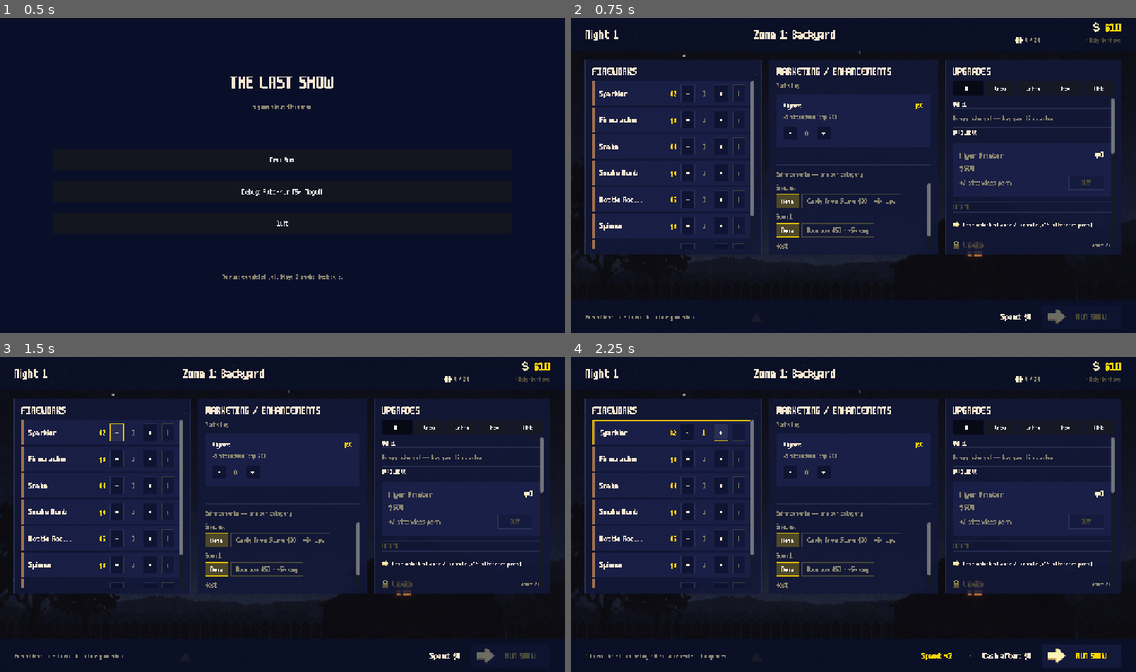
Above: before the commit, frames 1-4 (two rows, left to right).
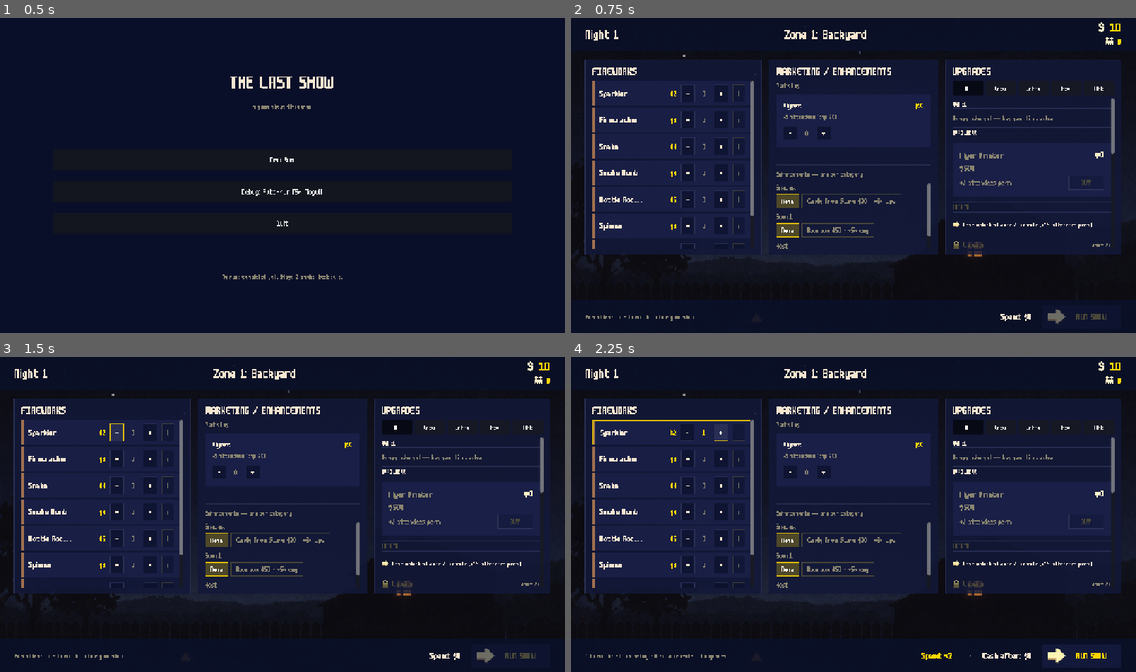
Above: after the commit, the same moments.

Repository: missingpagestudios/launch-game
Game: Godot game, scene res://scenes/title.tscn
Two runs of this game, one before a commit and one after it. Both use one fixed random seed, a clock stepped at 60 frames per second and the inputs below.
Inputs:
- Up to frame 1 (0.5 s): no input
- Up to frame 2 (0.75 s): click "New Run" at 0.5 s
- Up to frame 3 (1.5 s): click "-" at 1.25 s
- Up to frame 4 (2.25 s): click "+" at 2 s

Frame 1 is identical in both runs. In frame 2, 0.5% of the frame differs, in the area x 32-98%, y 1-9%; in frame 3, 0.5%; in frame 4, 0.5%.

Commit message:
Simplify Planning top-bar stats: cash + fans, both gold, icons only
Rob wanted the right cluster to be just the totals. Drop the "→ Next
Zone" hint, the fans progress bar, and the "$" prefix on cash — the
money icon already says the number is currency, and both rows now use
the same gold color so the icons alone differentiate cash vs fans.

  [💰] 10
  [👥] 0

Unused _build_progress_bar / _fans_progress / _fans_next_label members
removed.

Co-Authored-By: Claude Opus 4.7 (1M context) <noreply@anthropic.com>

Diff:
--- a/scripts/screens/PlanningScreen.gd
+++ b/scripts/screens/PlanningScreen.gd
@@ -85,8 +85,6 @@
 var _firework_info_dialog: AcceptDialog
 var _cash_label: Label
 var _fans_label: Label
-var _fans_progress: Control
-var _fans_next_label: Label
 var _run_show_button: Button
 var _summary_label: Label
 var _spend_label: Label
@@ -184,66 +182,29 @@
 
 
 func _build_top_bar_stats() -> Control:
-	# Two compact rows: cash (prominent gold) above fans-with-progress
-	# and next-zone hint combined on one line.
+	# Two simple rows: money icon + cash total, then fans icon + fan total.
+	# Both numbers use the same gold treatment — the icons tell you which
+	# stat each row is.
 	var v := VBoxContainer.new()
-	v.custom_minimum_size = Vector2(340, 0)
+	v.custom_minimum_size = Vector2(200, 0)
 	v.add_theme_constant_override("separation", 4)
 
 	var cash_row := HBoxContainer.new()
 	cash_row.alignment = BoxContainer.ALIGNMENT_END
 	cash_row.add_theme_constant_override("separation", 8)
 	cash_row.add_child(_icon(ICON_MONEY, 24))
-	_cash_label = _label_sized("$%s" % _fmt_num(int(GameState.money)), SIZE_TOPBAR, GOLD)
+	_cash_label = _label_sized(_fmt_num(int(GameState.money)), SIZE_TOPBAR, GOLD)
 	cash_row.add_child(_cash_label)
 	v.add_child(cash_row)
 
 	var fans_row := HBoxContainer.new()
 	fans_row.alignment = BoxContainer.ALIGNMENT_END
-	fans_row.add_theme_constant_override("separation", 6)
-	fans_row.add_child(_icon(ICON_FANS, 16))
-
-	var next_zone: Dictionary = BalanceConfig.get_zone(GameState.current_zone + 1)
-	var next_threshold: int = int(next_zone.get("threshold_repeat_fans", 0)) if not next_zone.is_empty() else 0
-	var fans_text: String = ""
-	if next_threshold > 0:
-		fans_text = "%s / %s" % [_fmt_num(GameState.repeat_fans), _fmt_num(next_threshold)]
-	else:
-		fans_text = "%s" % _fmt_num(GameState.repeat_fans)
-	_fans_label = _label_sized(fans_text, SIZE_CAPTION, MUTED)
+	fans_row.add_theme_constant_override("separation", 8)
+	fans_row.add_child(_icon(ICON_FANS, 20))
+	_fans_label = _label_sized(_fmt_num(GameState.repeat_fans), SIZE_BODY, GOLD)
 	fans_row.add_child(_fans_label)
-
-	_fans_progress = _build_progress_bar(next_threshold, GameState.repeat_fans)
-	fans_row.add_child(_fans_progress)
-
-	var next_name := String(next_zone.get("name", "")) if not next_zone.is_empty() else ""
-	if next_name != "":
-		_fans_next_label = _label_sized("→ %s" % next_name, SIZE_CAPTION, DIM)
-	else:
-		_fans_next_label = _label_sized("final zone", SIZE_CAPTION, DIM)
-	fans_row.add_child(_fans_next_label)
 	v.add_child(fans_row)
 	return v
-
-
-func _build_progress_bar(threshold: int, current: int) -> Control:
-	var holder := Control.new()
-	holder.custom_minimum_size = Vector2(80, 4)
-	var track := ColorRect.new()
-	track.color = Color(0.039, 0.063, 0.157, 0.9)
-	track.anchor_right = 1.0
-	track.anchor_bottom = 1.0
-	holder.add_child(track)
-	var fill := ColorRect.new()
-	fill.color = GOLD
-	fill.anchor_bottom = 1.0
-	fill.anchor_right = 0.0
-	var pct: float = 0.0
-	if threshold > 0:
-		pct = clampf(float(current) / float(threshold), 0.0, 1.0)
-	fill.size = Vector2(80.0 * pct, 4.0)
-	holder.add_child(fill)
-	return holder
 
 
 # --- panels row --------------------------------------------------------------
